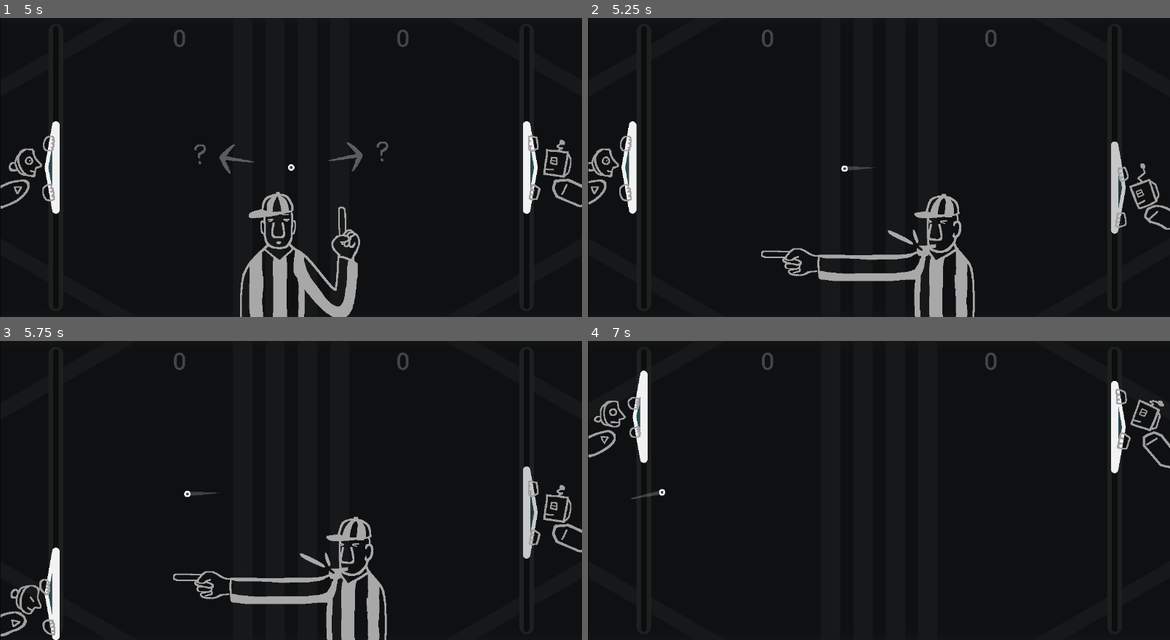
Above: before the commit, frames 1-4 (two rows, left to right).
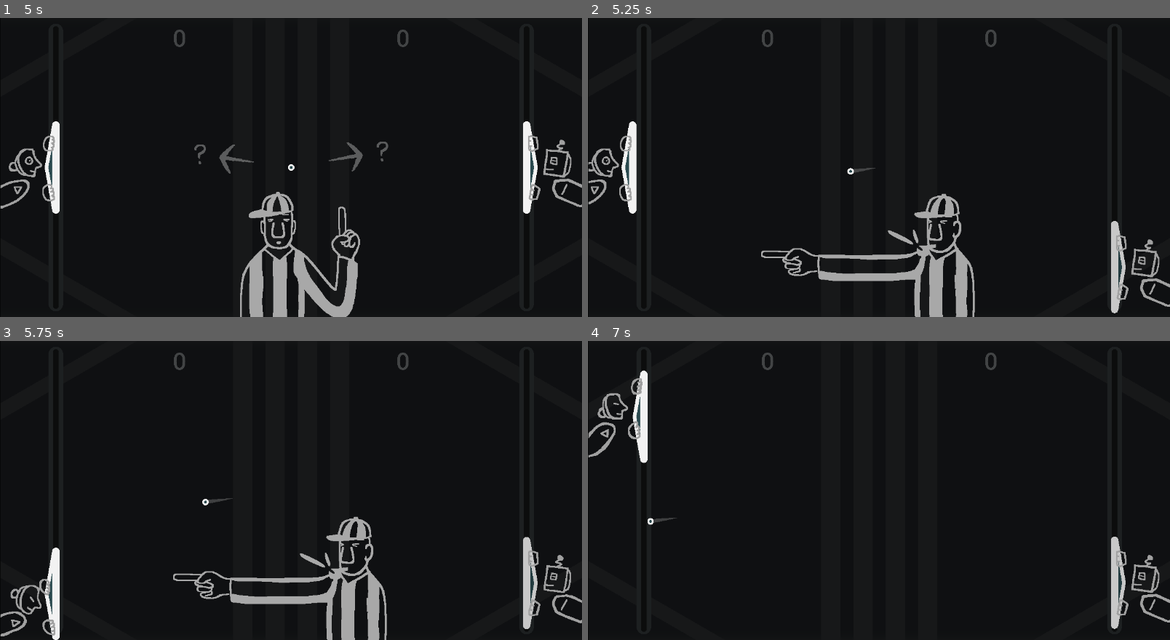
Above: after the commit, the same moments.

Repository: pixerhp/Pixers-Pong
Game: Godot game, scene res://scenes/topscenes/gameplay_topscene.tscn
Same seed, same stepped clock (60 frames per second), same inputs: the game is played once before the commit and once after it.
Inputs (mouse positions are in pixels of both pictures, inside the frame that each line leads up to):
- Up to frame 1 (5 s): move the mouse to (419, 152) at 0.52 s; hold D (plr1_bump_right) 0.53-1.28 s; tap Shift (plr1_slow) at 0.6, 2.1, 3.6 s; click (419, 152) at 0.67 s; move the mouse to (174, 182) at 1.27 s; hold S (plr1_down) 1.28-2.03 s; tap Keypad 0 (plr2_slow) at 1.35, 2.85, 4.35 s; move the mouse to (349, 101) at 2.02 s; hold D (plr1_bump_right) 2.03-2.78 s; move the mouse to (261, 227) at 2.77 s; hold W (plr1_up) 2.78-3.53 s; click (261, 227) at 2.92 s; move the mouse to (465, 212) at 3.52 s; hold A (plr1_bump_left) from 3.53 s (still down); move the mouse to (116, 122) at 4.27 s
- Up to frame 2 (5.25 s): move the mouse to (908, 167) at 5.02 s; release A (plr1_bump_left) at 5.03 s; hold S (plr1_down) from 5.03 s (still down); tap Shift (plr1_slow) at 5.1 s; click (908, 167) at 5.17 s
- Up to frame 3 (5.75 s): keep holding S (plr1_down)
- Up to frame 4 (7 s): move the mouse to (791, 415) at 5.77 s; release S (plr1_down) at 5.78 s; hold D (plr1_bump_right) 5.78-6.53 s; tap Keypad 0 (plr2_slow) at 5.85 s; move the mouse to (1007, 475) at 6.52 s; hold W (plr1_up) from 6.53 s (still down); tap Shift (plr1_slow) at 6.6 s

Frame 1 is identical in both runs. In frame 2, 1.9% of the frame differs, in the area x 43-100%, y 41-99%; in frame 3, 1.9%; in frame 4, 2.7%, in the area x 0-100%, y 12-97%.

Commit message:
Implement random ball serve velocity

Diff:
--- a/scripts/gameplay_script.gd
+++ b/scripts/gameplay_script.gd
@@ -263,7 +263,7 @@
 	%Referee.position.y = Globals.GAME_SIZE.y - 144.0
 	reset_arrow_pointers()
 	reset_ball()
-	ball_velocity = Vector2(-300.0, 10.0)
+	ball_velocity = random_serve_velocity()
 
 const FIRST_SERVE_P2_DURATION: int = 1500
 func handle_first_serve_p2_animation(playthrough: float):
@@ -317,6 +317,8 @@
 
 # !!! add foul ball detection + animation, and foul ball reserve animations
 
+func random_serve_velocity() -> Vector2:
+	return Vector2(250.0*(((randi()%2)*2)-1), 0.0).rotated(deg_to_rad(randf_range(-22.5, 22.5)))
 
 func should_handle_regular_gameplay() -> bool:
 	return not (
